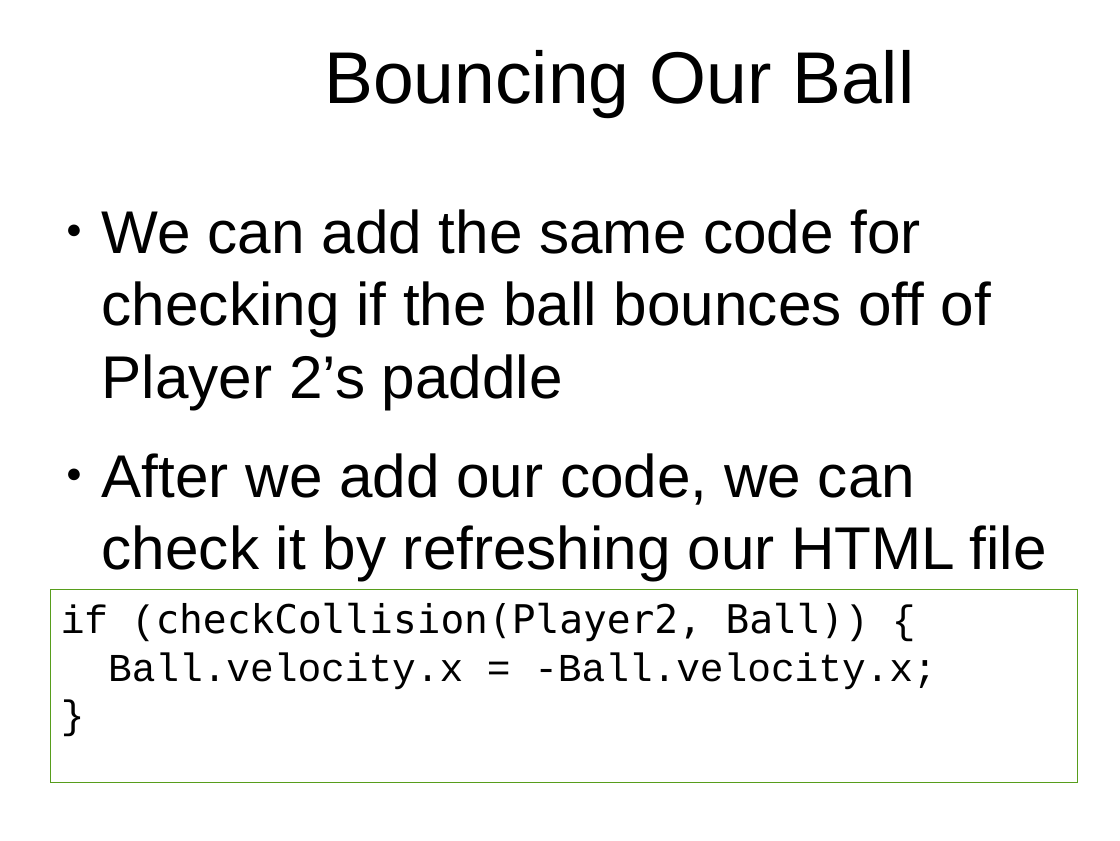
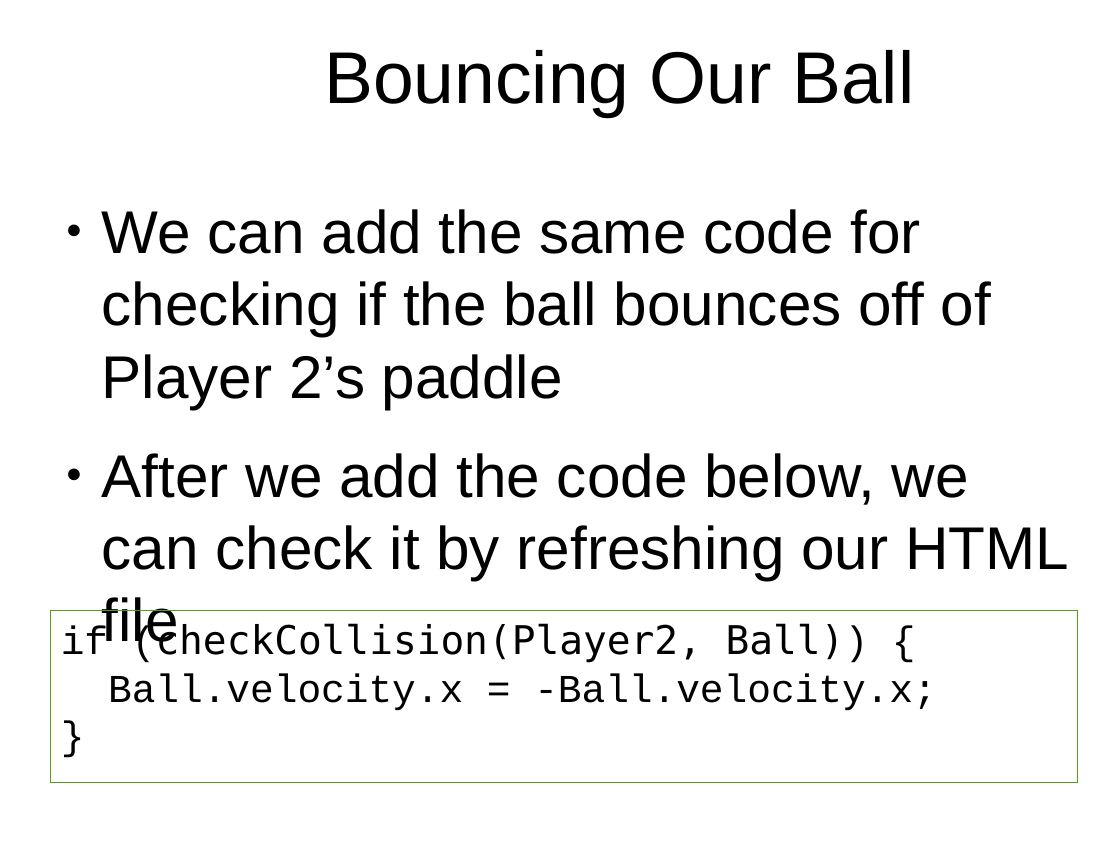
Before and after one commit to originalgrego/PaddleBattle, a slide deck: slide 23 of PaddleBattle - Explorathon 2017.odp (slide 21 before the commit). Drawn at 1120x841 pixels with LibreOffice and Linux fonts; fonts in the diff are those of the drawing; background and template pictures are left out. Boxes give left, top, right and bottom in pixels: in the first picture for what was removed or moved away, otherwise in the second. Text is boxed around its words. In the diff, an @@ line names an element or a change of style, - is before the commit and + after.

```diff
--- a/PaddleBattle - Explorathon 2017.odp
+++ b/PaddleBattle - Explorathon 2017.odp
@@ text at box(102, 453, 1069, 580): text changed @@
-● After we add our code, we can check it by refreshing our HTML file
+● After we add the code below, we can check it by refreshing our HTML file
@@ rectangle "if (checkCollision(Player2, Ball)) {": place and size @@
-rectangle "if (checkCollision(Player2, Ball)) {" at box(51, 588, 1077, 782)
+rectangle "if (checkCollision(Player2, Ball)) {" at box(51, 610, 1077, 782)
```
Also in this commit, not shown: 12 other slides changed, 2 slides added, 2 other files.
